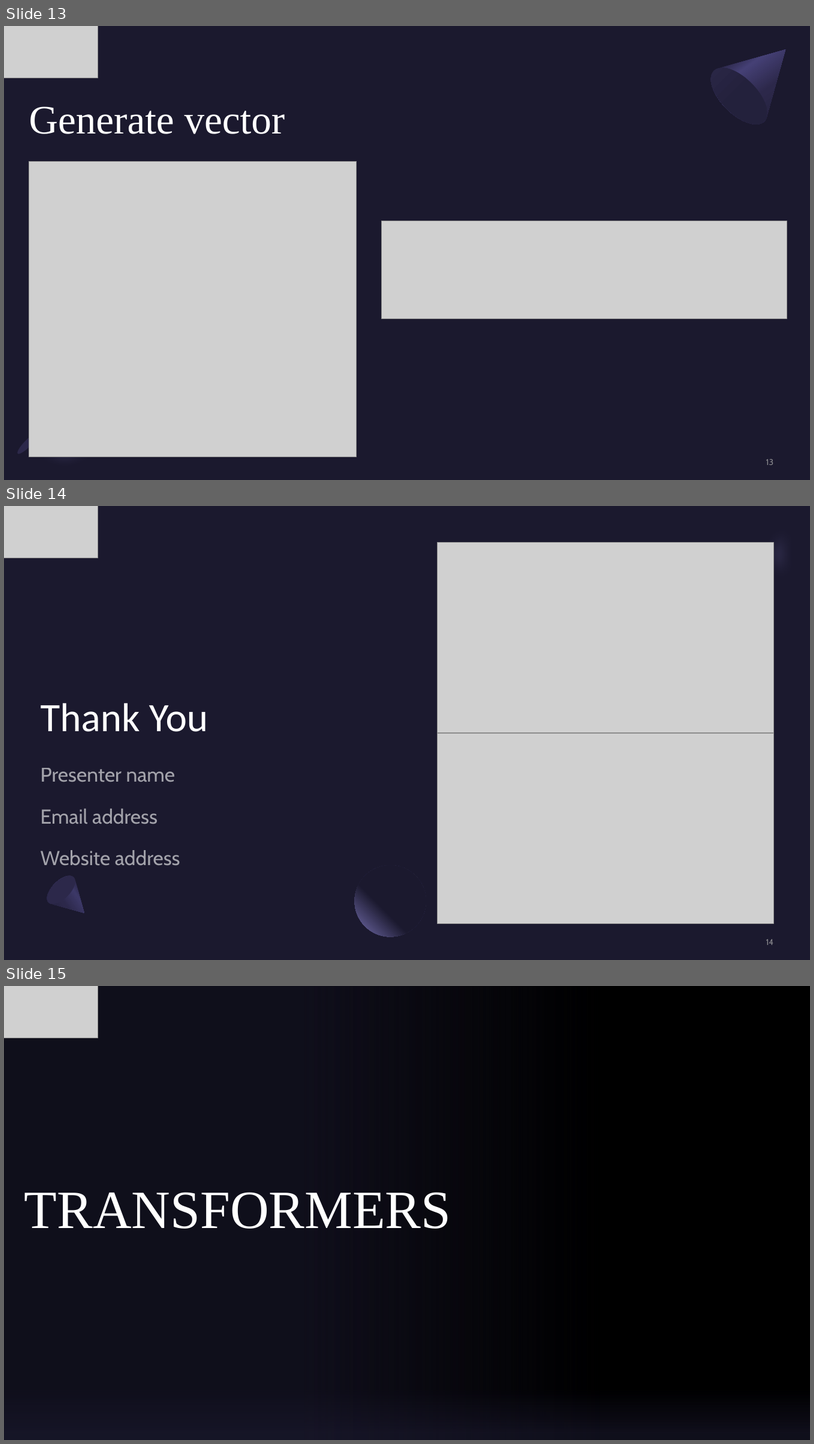
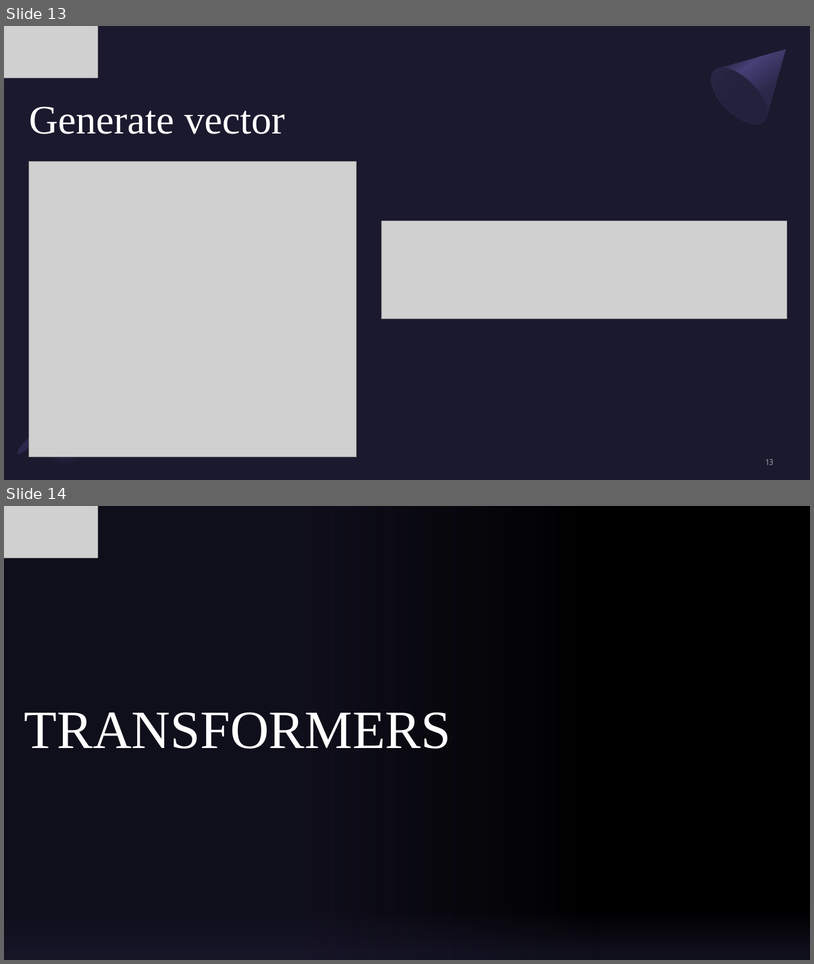
Before and after one commit to kiranes8c/CNTT2, a slide deck: DOC/Tuan 1 - Tìm hiểu machine translation.pptx. Shown one above the other, each under a label of ours: slides 13, 14 and 15 before the commit, slides 13 and 14 after it. The pictures are 814x1444 and 814x964 pixels, drawn with LibreOffice and Linux fonts; fonts in the diff are those of the drawing; grey boxes stand for pictures; background and template pictures are left out. Boxes give left, top, right and bottom in pixels: in the first picture for what was removed or moved away, otherwise in the second. Text is boxed around its words. In the diff, an @@ line names an element or a change of style, - is before the commit and + after.

```diff
--- a/DOC/Tuan 1 - Tìm hiểu machine translation.pptx
+++ b/DOC/Tuan 1 - Tìm hiểu machine translation.pptx
@@ slide 14 removed at bbox=[4, 506, 810, 960], background #1B192E @@
@@ picture removed at bbox=[4, 506, 98, 558] @@
@@ freeform shape removed at bbox=[735, 506, 810, 604] @@
@@ picture removed at bbox=[438, 542, 774, 733] @@
@@ ellipse removed at bbox=[774, 574, 801, 601] @@
@@ title removed at bbox=[41, 703, 208, 732] @@
-Thank You
@@ picture removed at bbox=[438, 733, 774, 924] @@
@@ subtitle removed at bbox=[41, 768, 180, 865] @@
-Presenter name
-Email address
-Website address
@@ ellipse removed at bbox=[355, 865, 426, 937] @@
@@ freeform shape removed at bbox=[42, 871, 97, 925] @@
@@ ellipse removed at bbox=[42, 871, 81, 909] @@
@@ page number removed at bbox=[767, 939, 774, 945] @@
-14
@@ what was slide 15 is now slide 14 @@
```
Also in this commit, not shown: 4 slides added, 1 other file.
